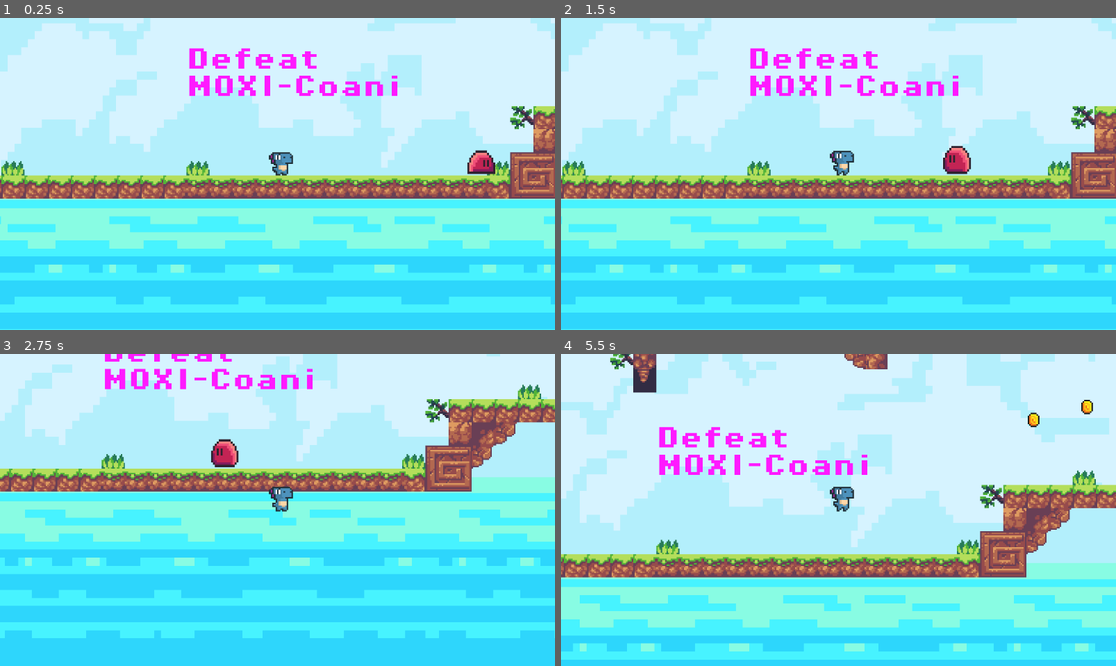
Above: before the commit, frames 1-4 (two rows, left to right).
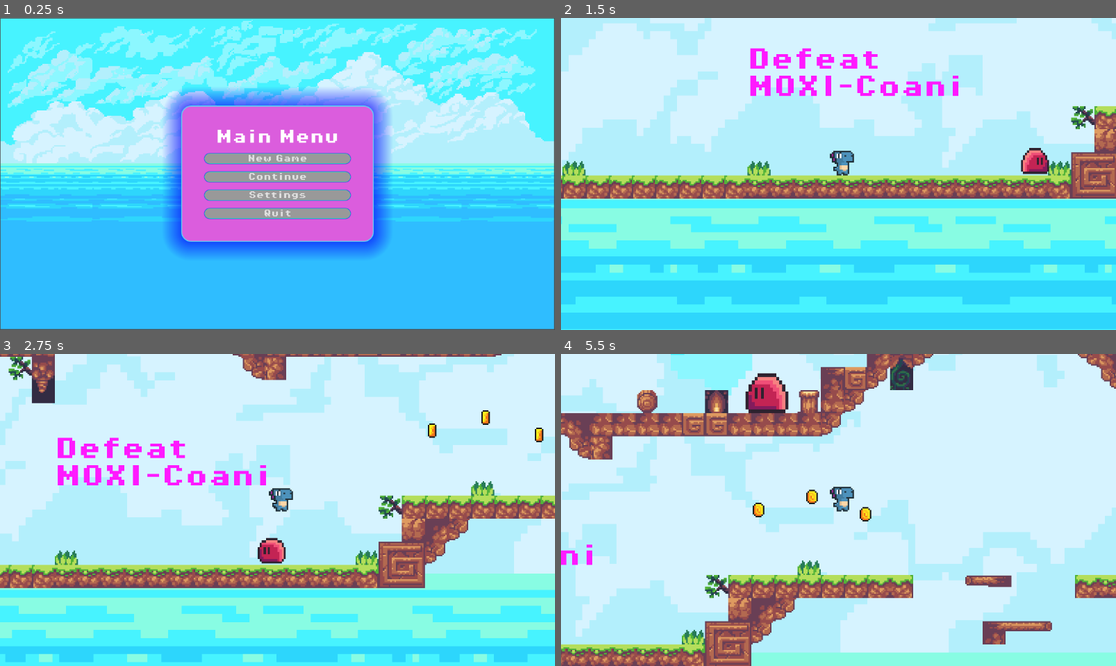
Above: after the commit, the same moments.

Repository: Cassius310/morales-project
Game: Godot game, scene res://main_menu.tscn
The game is run twice, just before and just after one commit, with the same random seed, the same clock (stepped at 60 frames per second) and the same inputs. Before the commit the project starts from res://game.tscn.
Inputs (mouse positions are in pixels of both pictures, inside the frame that each line leads up to):
- Up to frame 1 (0.25 s): no input
- Up to frame 2 (1.5 s): click (838, 195) at 0.5 s, where only the run after the commit has a clickable "Settings"; click (838, 158) at 1.25 s, where only the run after the commit has a clickable "New Game"
- Up to frame 3 (2.75 s): hold D (move_right) from 2.03 s (still down); tap Space (jump) at 2.27 s
- Up to frame 4 (5.5 s): tap Space (jump) at 3.02, 4.52, 5.27 s; release D (move_right) at 3.53 s; hold A (move_left) 3.53-4.28 s; hold D (move_right) from 4.28 s (still down)

The runs differ from the first frame. In frame 1, 94% of the frame differs, in the area x 0-100%, y 0-100%; in frame 2, 0.8%; in frame 3, 82%; in frame 4, 72%.

Commit message:
polish
polish

Diff:
--- a/animated_sprite_2d.gd
+++ b/animated_sprite_2d.gd
@@ -7,5 +7,3 @@
 
 
 # Called every frame. 'delta' is the elapsed time since the previous frame.
-func _process(delta):
-	pass
--- a/main_menu.gd
+++ b/main_menu.gd
@@ -5,13 +5,13 @@
 	get_tree().change_scene_to_file("res://game.tscn")
 
 
-func _on_continue_pressed() -> void:
+func _on_continue_pressed():
 	pass # Replace with function body.
 
 
-func _on_settings_pressed() -> void:
+func _on_settings_pressed():
 	pass # Replace with function body.
 
 
-func _on_quit_pressed() -> void:
+func _on_quit_pressed():
 	get_tree().quit()
--- a/project.godot
+++ b/project.godot
@@ -15,7 +15,7 @@
 [application]
 
 config/name="Morales_project"
-run/main_scene="uid://3mcy203s5nju"
+run/main_scene="uid://b728l1ti8j2tr"
 config/features=PackedStringArray("4.5", "Forward Plus")
 config/icon="res://icon.svg"
 
Not shown, changed: export_presets.cfg
Not shown: 2 places in main_menu.tscn that only renumber resources
